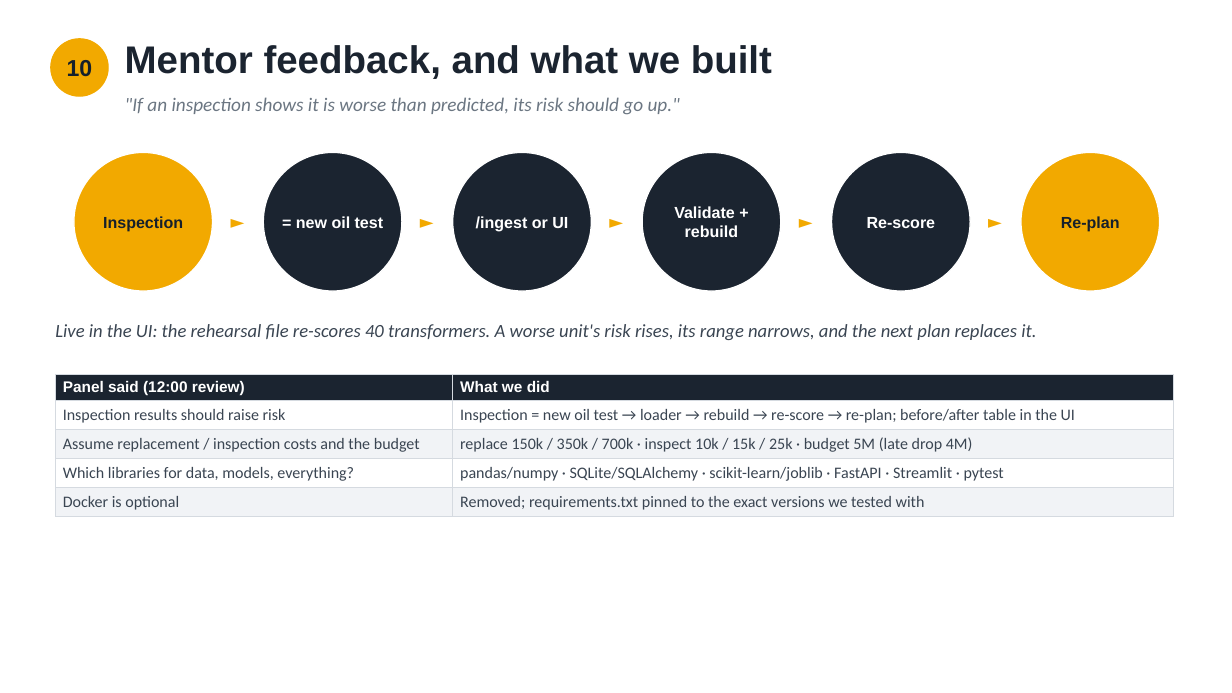
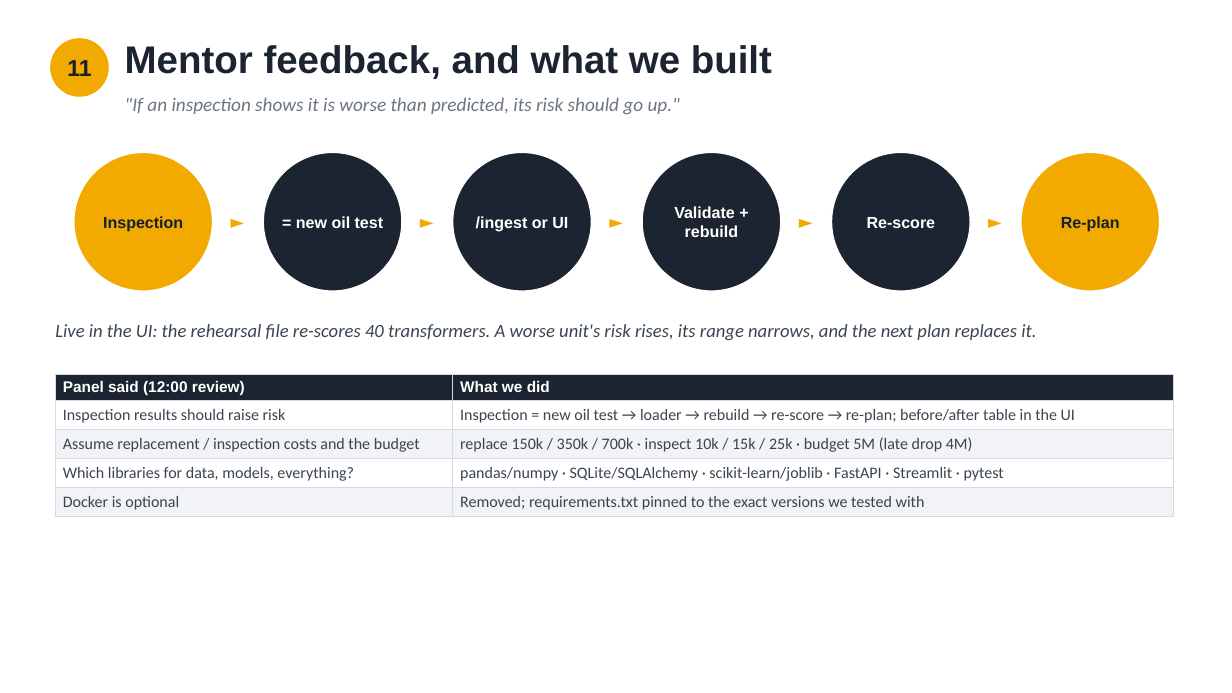
Before and after one commit to Unique0202/Team-Rayquaza, a slide deck: slide 12 of docs/Team_Rayquaza_Presentation.pptx (slide 11 before the commit). Drawn at 1232x693 pixels with LibreOffice and Linux fonts; fonts in the diff are those of the drawing. Boxes give left, top, right and bottom in pixels: in the first picture for what was removed or moved away, otherwise in the second. Text is boxed around its words. In the diff, an @@ line names an element or a change of style, - is before the commit and + after.

```diff
--- a/docs/Team_Rayquaza_Presentation.pptx
+++ b/docs/Team_Rayquaza_Presentation.pptx
@@ text at [67,60,91,76]: text changed @@
-10
+11
```
Also in this commit, not shown: 15 other slides changed, 2 slides added, 1 other file.
